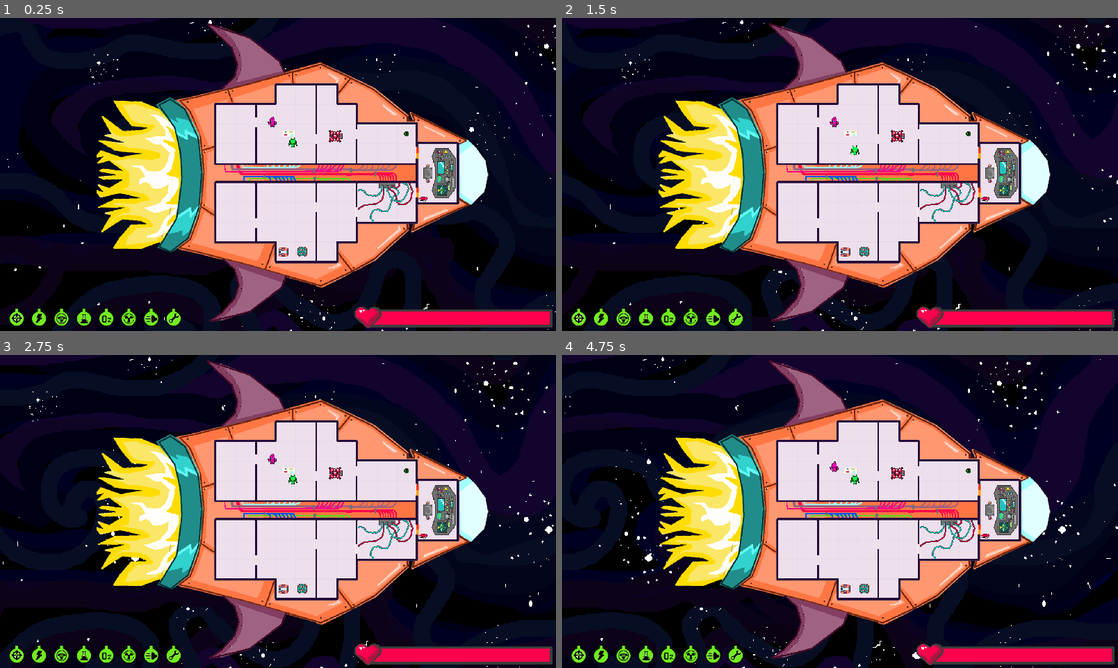
Above: before the commit, frames 1-4 (two rows, left to right).
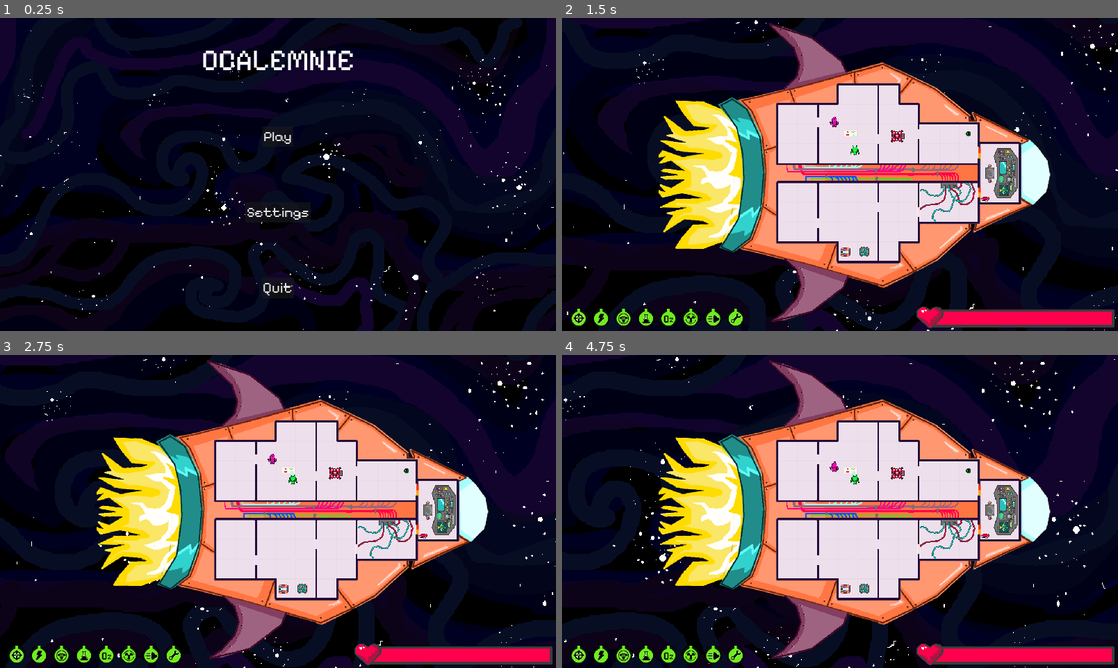
Above: after the commit, the same moments.

Repository: feargrinn/cyberiada2024
Game: Godot game, scene res://scenes/key_scenes/main_menu.tscn
Two runs of this game, one before a commit and one after it. Both use one fixed random seed, a clock stepped at 60 frames per second and the inputs below. Before the commit the project starts from res://scenes/key_scenes/game.tscn.
Inputs (mouse positions are in pixels of both pictures, inside the frame that each line leads up to):
- Up to frame 1 (0.25 s): no input
- Up to frame 2 (1.5 s): click (840, 136) at 0.5 s, where only the run after the commit has a clickable "Play"; tap Enter (interact_B) at 1.25 s; tap S (A_dol) at 1.35 s
- Up to frame 3 (2.75 s): tap W (A_gora) at 2.1 s
- Up to frame 4 (4.75 s): tap A (A_lewo) at 2.85 s; tap D (A_prawo) at 3.6 s; tap Down (B_dol) at 4.35 s

The runs differ from the first frame. In frame 1, 52% of the frame differs, in the area x 0-100%, y 0-100%; in frame 2, 6.2%; in frame 3, 6.1%; in frame 4, 7.0%.

Commit message:
final main menu start

Diff:
--- a/project.godot
+++ b/project.godot
@@ -11,7 +11,7 @@
 [application]
 
 config/name="gamejam working"
-run/main_scene="res://scenes/key_scenes/game.tscn"
+run/main_scene="res://scenes/key_scenes/main_menu.tscn"
 config/features=PackedStringArray("4.3", "GL Compatibility")
 config/icon="res://textures/postacie/wobot1_sprite_32x32.png"
 config/windows_native_icon="res://textures/icon/game_icon.ico"
